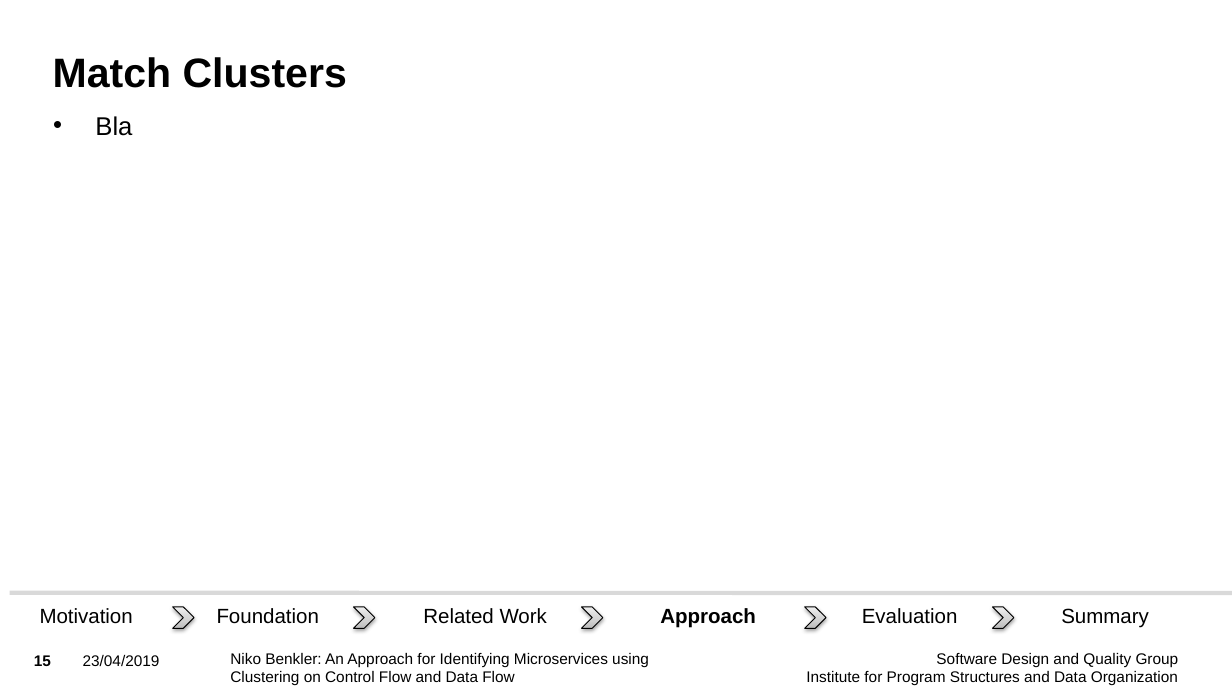
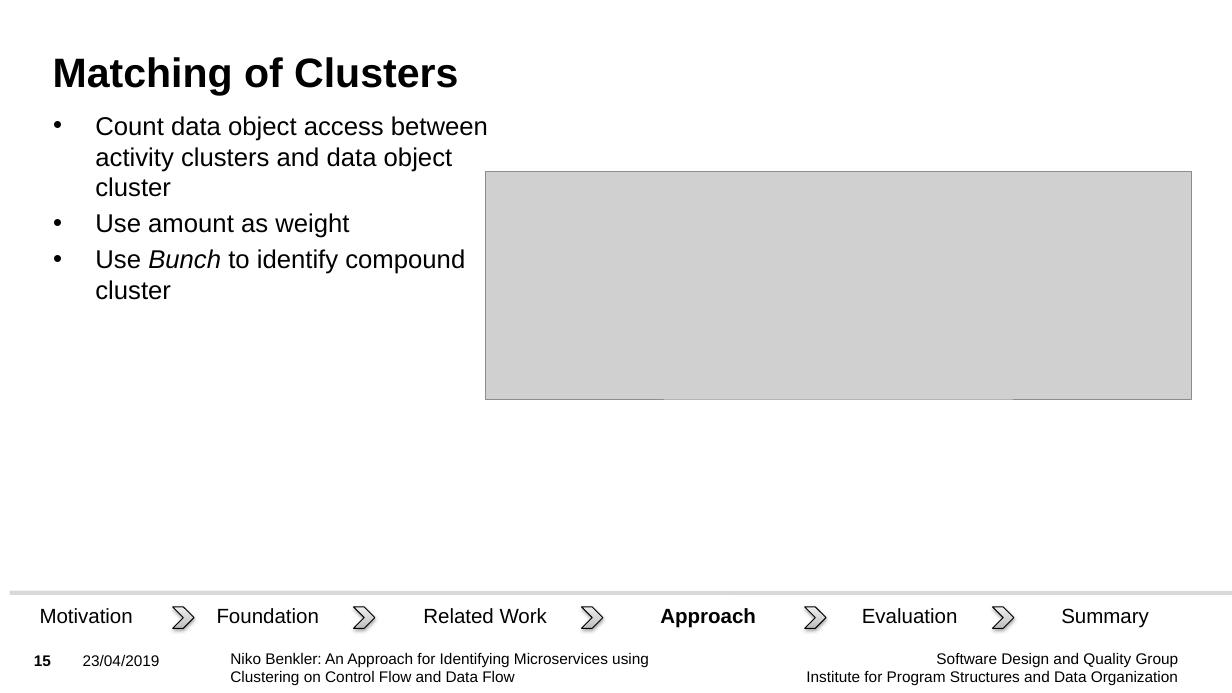
Before and after one commit to Benkler/BA, a slide deck: slide 15 of Vortrag/BA_Niko_Benkler_Presentation.pptx. Drawn at 1232x693 pixels with LibreOffice and Linux fonts; fonts in the diff are those of the drawing; grey boxes stand for pictures; background and template pictures are left out. Boxes give left, top, right and bottom in pixels: in the first picture for what was removed or moved away, otherwise in the second. Text is boxed around its words. In the diff, an @@ line names an element or a change of style, - is before the commit and + after.

```diff
--- a/Vortrag/BA_Niko_Benkler_Presentation.pptx
+++ b/Vortrag/BA_Niko_Benkler_Presentation.pptx
@@ title at [53, 57, 458, 95]: text changed @@
-Match Clusters
+Matching of Clusters
@@ text at [95, 116, 488, 300]: text changed @@
-• Bla
+• Count data object access between activity clusters and data object cluster
+• Use amount as weight
+• Use Bunch to identify compound cluster
@@ picture added at [485, 172, 1191, 399] @@
```
Also in this commit, not shown: 16 other slides changed, 3 slides removed, 8 other files.
